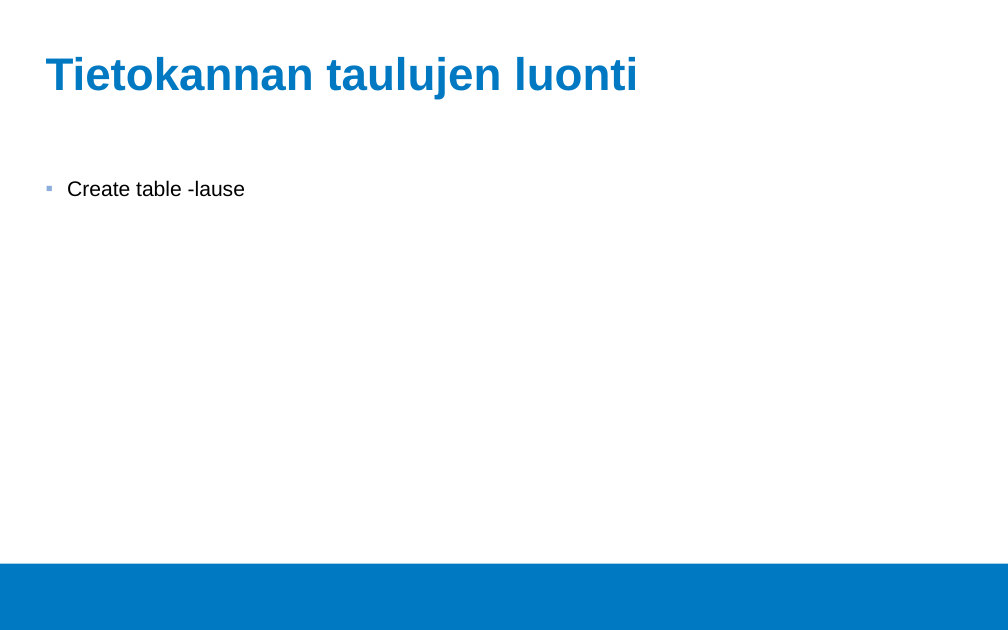
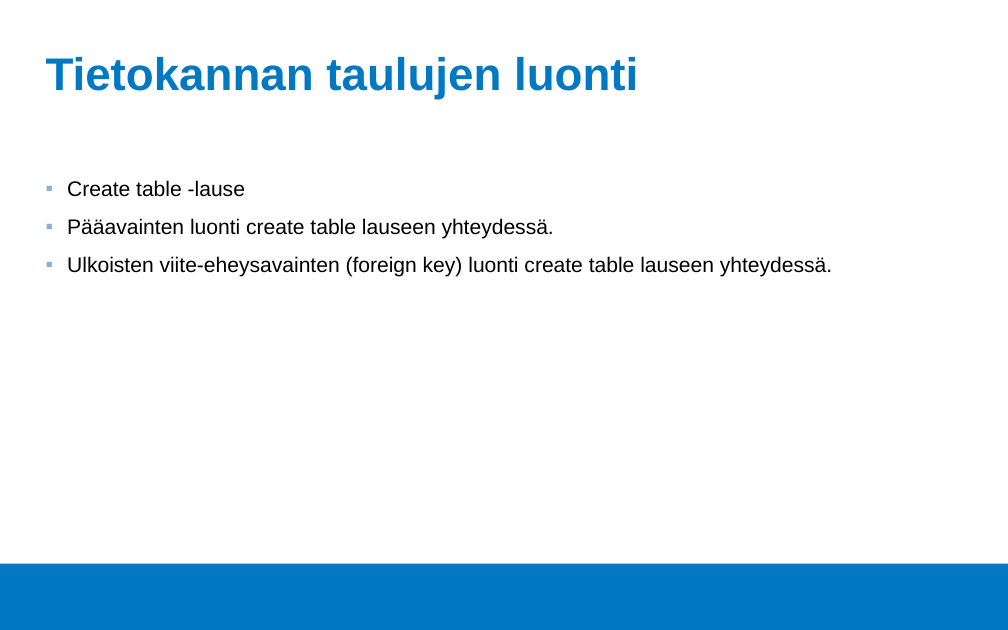
Before and after one commit to Tietokantahallinta/Tietokantahallinta.github.io, a slide deck: slide 2 of luennot/viikko02/Luentokalvot_02.odp. Drawn at 1008x630 pixels with LibreOffice and Linux fonts; fonts in the diff are those of the drawing; background and template pictures are left out. Boxes give left, top, right and bottom in pixels: in the first picture for what was removed or moved away, otherwise in the second. Text is boxed around its words. In the diff, an @@ line names an element or a change of style, - is before the commit and + after.

```diff
--- a/luennot/viikko02/Luentokalvot_02.odp
+++ b/luennot/viikko02/Luentokalvot_02.odp
@@ text at [67,218,832,277]: paragraphs added @@
+▪ Pääavainten luonti create table lauseen yhteydessä.
+▪ Ulkoisten viite-eheysavainten (foreign key) luonti create table lauseen yhteydessä.
```
Also in this commit, not shown: 3 other slides changed, 7 other files.
